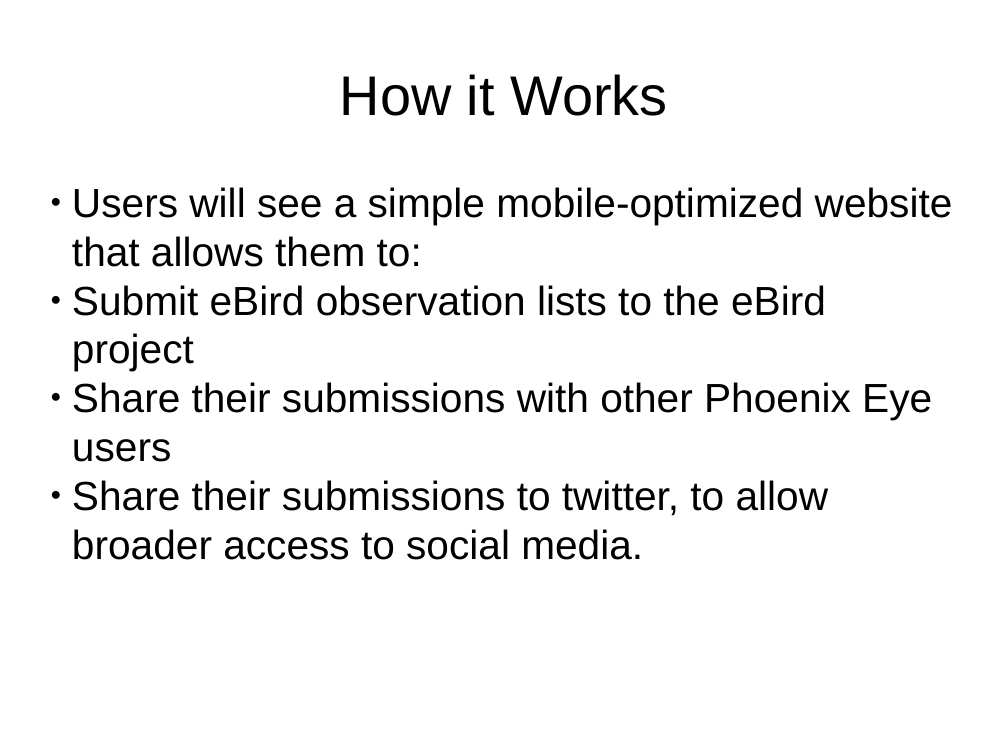
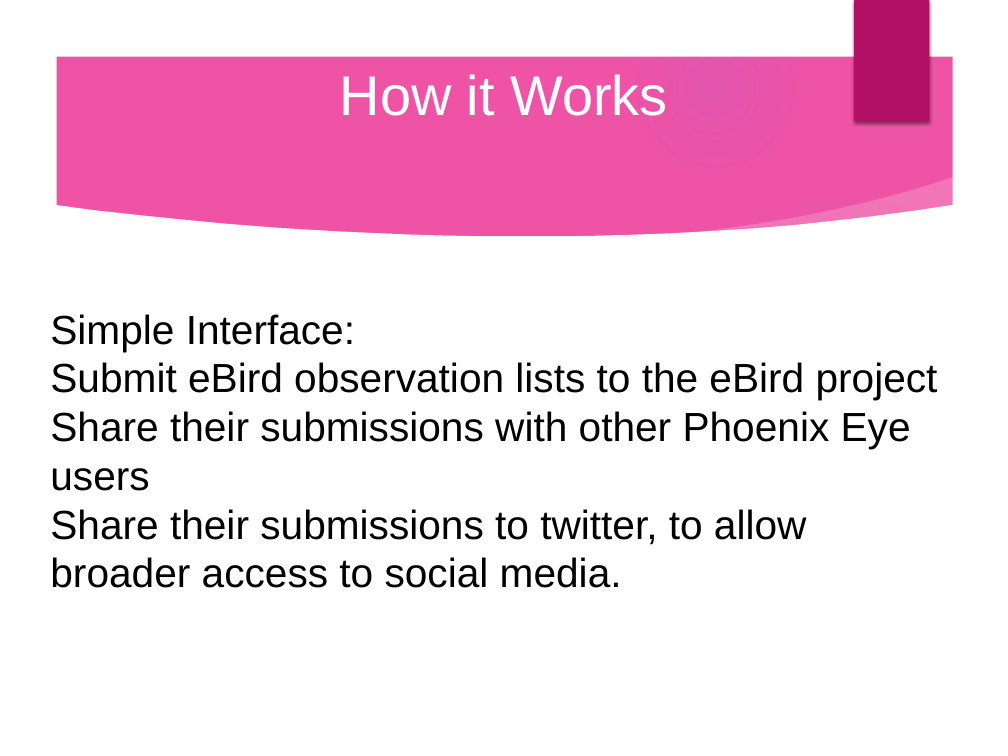
Before and after one commit to qrprat77/https---github.com-qrprat77-Biology_project, a slide deck: slide 6 of Resource/Bio_Presentation.pptx. Drawn at 1008x756 pixels with LibreOffice and Linux fonts; fonts in the diff are those of the drawing; background and template pictures are left out. Boxes give left, top, right and bottom in pixels: in the first picture for what was removed or moved away, otherwise in the second. Text is boxed around its words. In the diff, an @@ line names an element or a change of style, - is before the commit and + after.

Commit message:
Added some content, formatted slides.

```diff
--- a/Resource/Bio_Presentation.pptx
+++ b/Resource/Bio_Presentation.pptx
@@ background #FFFFFF to picture (left out) @@
@@ group added at (x1=0, y1=0, x2=1008, y2=756): 4 ellipses, 3 freeform shapes @@
@@ rectangle added at (x1=854, y1=0, x2=930, y2=122), fill #B31166 @@
@@ text "How it Works" at (x1=340, y1=74, x2=667, y2=116): text colour #000000 to #FFFFFF @@
@@ text at (x1=50, y1=314, x2=355, y2=351): text changed @@
-● Users will see a simple mobile-optimized website that allows them to:
+Simple Interface:
@@ text "Simple Interface:" moved from (x1=72, y1=187, x2=953, y2=560) to (x1=50, y1=314, x2=938, y2=588) @@
@@ text at (x1=50, y1=362, x2=938, y2=588): bullet ● to none @@
```
Also in this commit, not shown: 4 other slides changed, 3 slides added, 3 slides removed.
